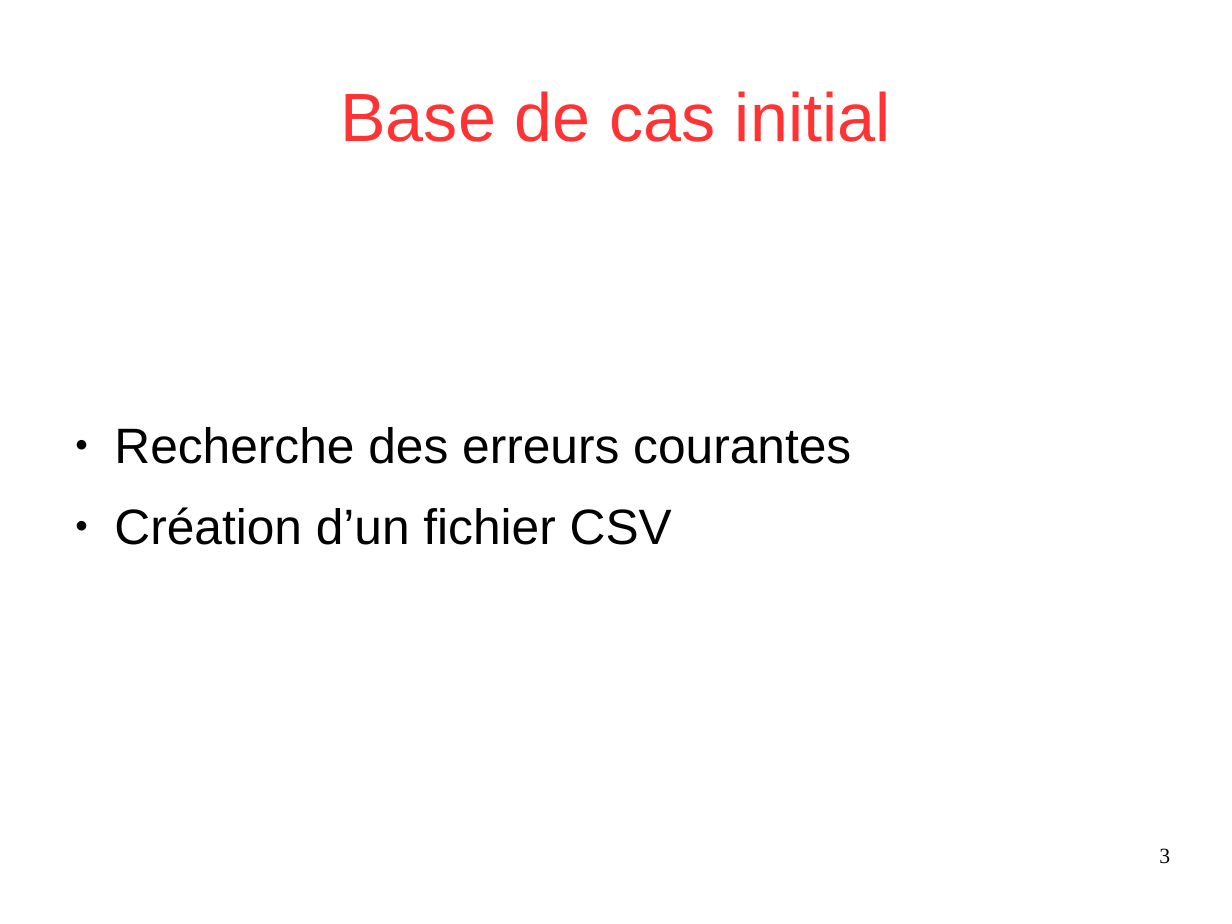
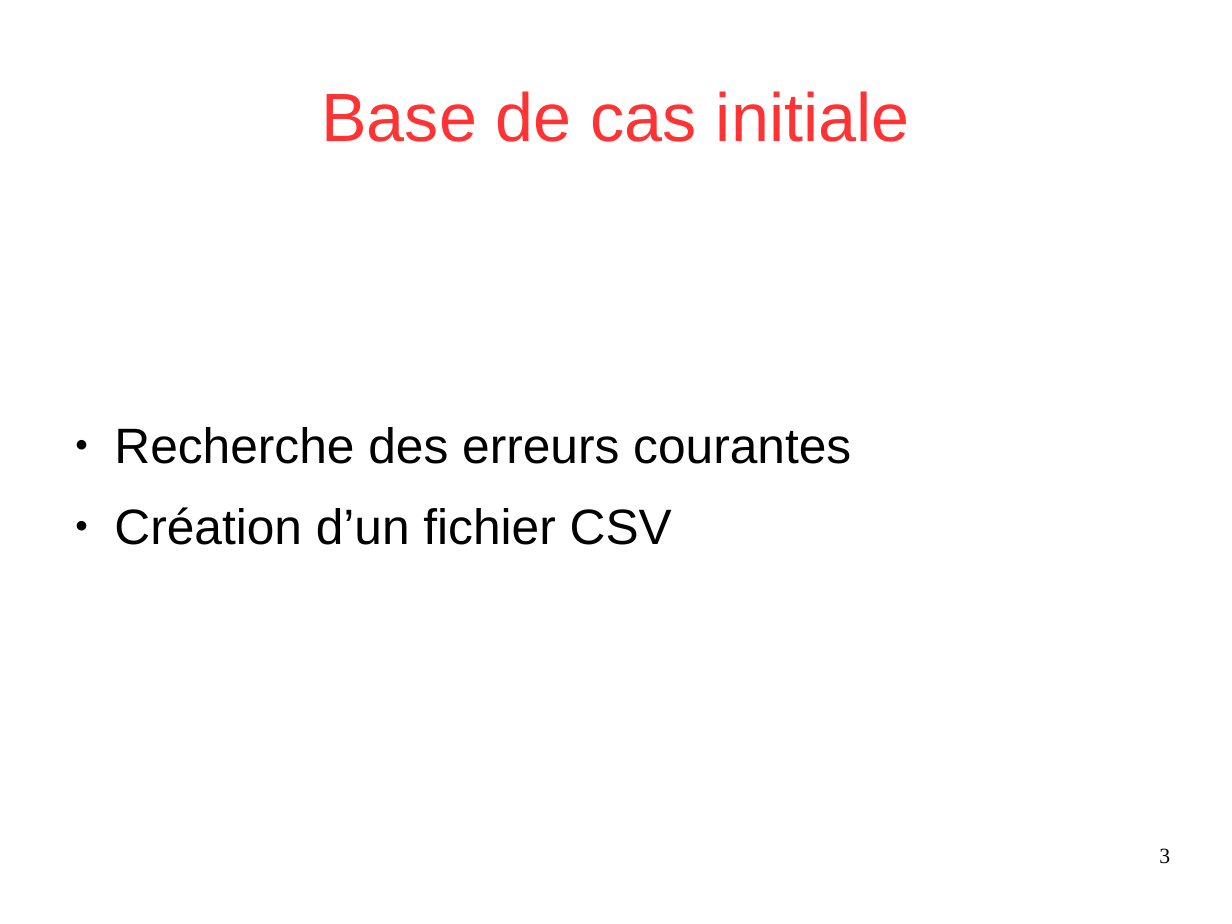
Before and after one commit to Sle3pingForest/StageL3, a slide deck: slide 3 of RapportDamien/presentation.odp. Drawn at 1232x924 pixels with LibreOffice and Linux fonts; fonts in the diff are those of the drawing. Boxes give left, top, right and bottom in pixels: in the first picture for what was removed or moved away, otherwise in the second. Text is boxed around its words. In the diff, an @@ line names an element or a change of style, - is before the commit and + after.

```diff
--- a/RapportDamien/presentation.odp
+++ b/RapportDamien/presentation.odp
@@ title at [321,91,909,142]: text changed @@
-Base de cas initial
+Base de cas initiale
```
Also in this commit, not shown: 4 other slides changed, 1 other file.
